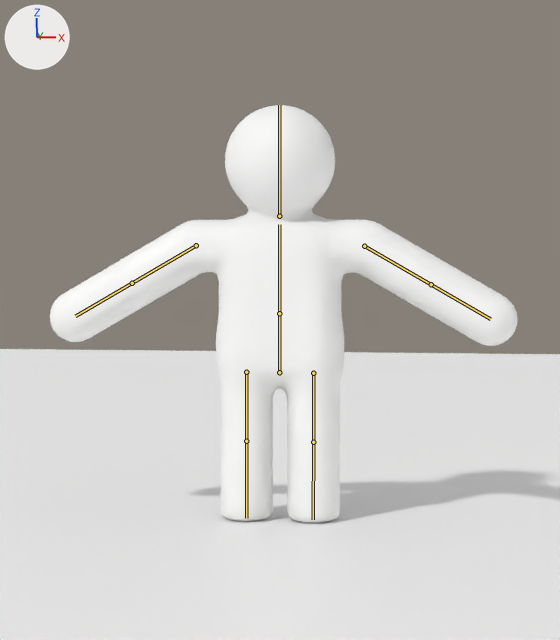
The Blender file blender/character.blend: old version first, new version second.
Rendered twice from the file's camera 'Camera'. Lighting does not change. The marker at upper left points along +X, +Y and +Z. The first picture is the older version. The bones that change, and the others that lie on the model, are drawn over the model as lines.

Names of what the first picture shows: 'Character', 'Ground'.
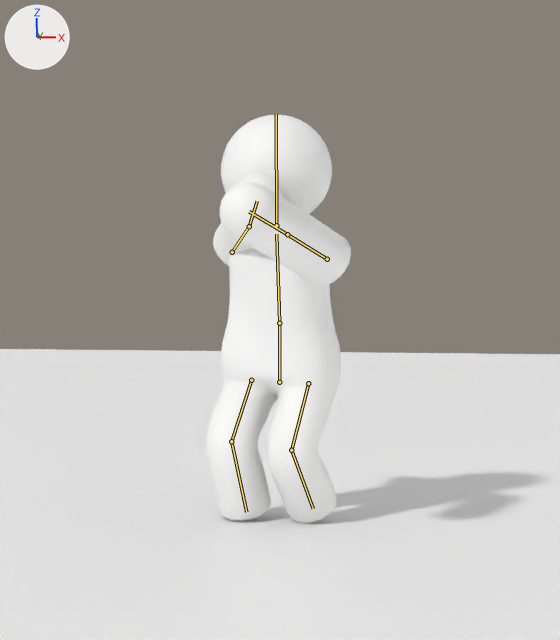
The newer file adds an action. The first version stands in its rest pose; the second is drawn at frame 8 of the action 'Shoot'.

Where the change shows, as pixel boxes (x1, y1, x2, y2) in the pictures (560 x 640 px):
'Character', posed (69% narrower): before (50, 105, 518, 523); after (206, 115, 351, 523)
bone 'hips', root to tip: before (279, 372) to (279, 313); after (279, 382) to (279, 323)
bone 'spine', root to tip: before (279, 313) to (279, 224); after (279, 323) to (276, 234)
bone 'head', root to tip: before (279, 216) to (279, 105); after (276, 225) to (276, 114)
bone 'upper_arm.R', root to tip: before (196, 245) to (132, 283); after (232, 252) to (249, 226)
bone 'forearm.R', root to tip: before (132, 283) to (75, 316); after (249, 226) to (257, 201)
bone 'upper_arm.L', root to tip: before (364, 246) to (431, 284); after (327, 259) to (287, 234)
bone 'thigh.R', root to tip: before (246, 372) to (246, 441); after (251, 380) to (231, 441)
bone 'shin.R', root to tip: before (246, 441) to (246, 518); after (231, 441) to (246, 512)
bone 'thigh.L', root to tip: before (313, 373) to (313, 442); after (308, 383) to (291, 450)
bone 'shin.L', root to tip: before (313, 442) to (313, 519); after (291, 450) to (313, 508)

The edits, one by one:
Bone 'hips' (bone_hips) moves from (0.0, 0.0, 0.0) to (0.0, -0.045, 0.0).
Bone 'hips' (bone_hips) turns from (0, 0, 0) to (0, -25, 0) degrees about its own x, y and z.
Bone 'spine' (bone_spine) turns from (0, 0, 0) to (4, -24, -2) degrees about its own x, y and z.
Bone 'head' (bone_head) turns from (0, 0, 0) to (-2, 42, -2) degrees about its own x, y and z.
Bone 'upper_arm.R' (bone_upper_arm_r) turns from (0, 0, 0) to (159, -39, 7) degrees about its own x, y and z.
Bone 'forearm.R' (bone_forearm_r) turns from (0, 0, 0) to (-4, 0, -6) degrees about its own x, y and z.
Bone 'upper_arm.L' (bone_upper_arm_l) turns from (0, 0, 0) to (66, -22, 34) degrees about its own x, y and z.
Bone 'thigh.R' (bone_thigh_r) turns from (0, 0, 0) to (34, 0, 1) degrees about its own x, y and z.
Bone 'shin.R' (bone_shin_r) turns from (0, 0, 0) to (-52, 0, 0) degrees about its own x, y and z.
Bone 'thigh.L' (bone_thigh_l) turns from (0, 0, 0) to (26, 0, -1) degrees about its own x, y and z.
Bone 'shin.L' (bone_shin_l) turns from (0, 0, 0) to (-60, 0, 0) degrees about its own x, y and z.
